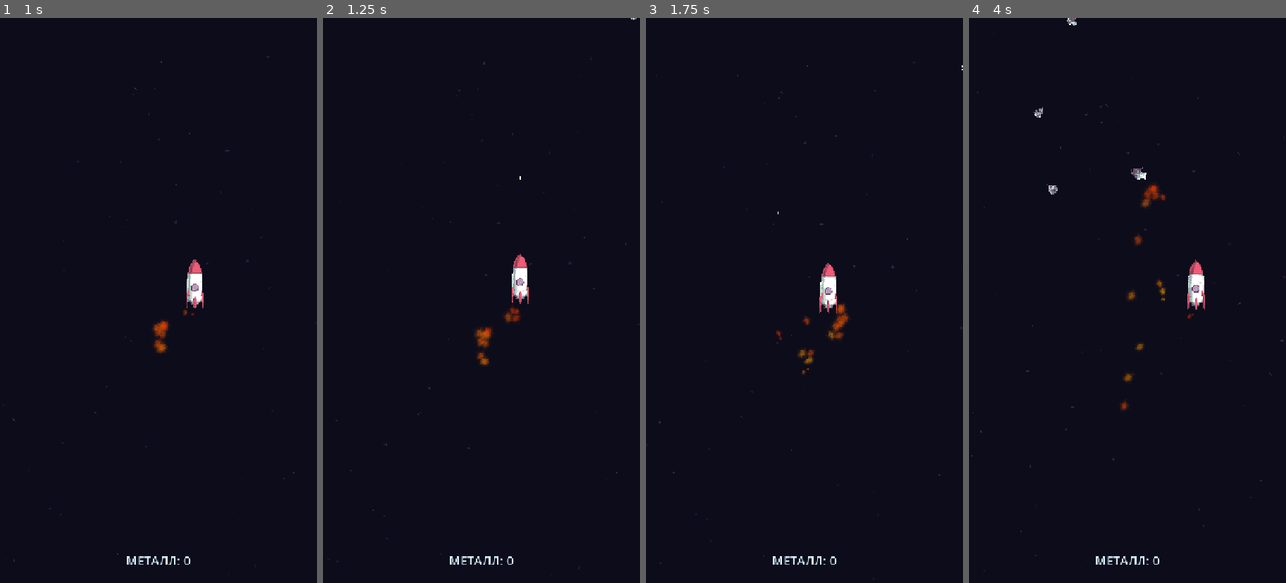
Above: before the commit, frames 1-4 (left to right).
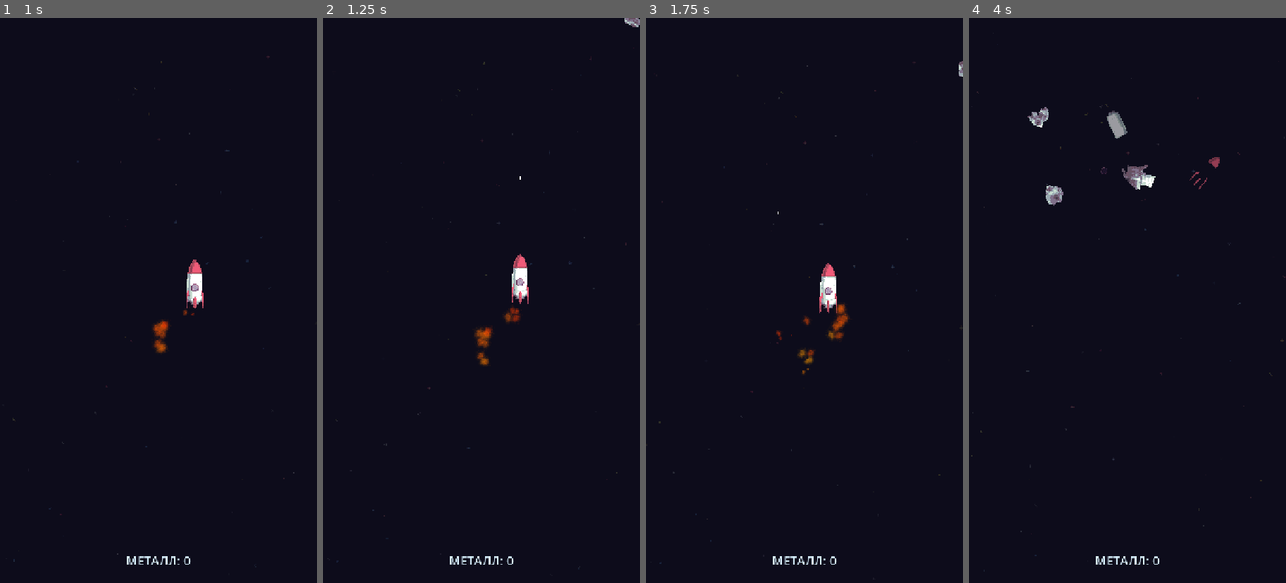
Above: after the commit, the same moments.

Repository: Minemaster656/closed-space-arcade
Game: Godot game, scene res://assets/scenes/game.tscn
Two runs of this game, one before a commit and one after it. Both use one fixed random seed, a clock stepped at 60 frames per second and the inputs below.
Inputs (mouse positions are in pixels of both pictures, inside the frame that each line leads up to):
- Up to frame 1 (1 s): move the mouse to (228, 272) at 0.52 s; click (228, 272) at 0.67 s
- Up to frame 2 (1.25 s): no input
- Up to frame 3 (1.75 s): drag from (741, 328) to (842, 289) at 1.27 s
- Up to frame 4 (4 s): move the mouse to (1159, 176) at 2.02 s; click (1159, 176) at 2.17 s; drag from (1111, 413) to (1156, 142) at 2.77 s; move the mouse to (1222, 385) at 3.52 s; click (1222, 385) at 3.67 s

Frame 1 is identical in both runs. In frame 2, less than 0.1% of the frame differs, in the area x 95-100%, y 0-2%; in frame 3, less than 0.1%; in frame 4, 1.6%, in the area x 18-80%, y 0-70%.

Commit message:
сцена проигрыша

Diff:
--- /dev/null
+++ b/assets/localization/en.csv
@@ -0,0 +1,3 @@
+keys,en
+meta_title,Progression
+meta_play,Let's go!
--- a/assets/prefabs/asteroid.tscn
+++ b/assets/prefabs/asteroid.tscn
@@ -1,16 +1,18 @@
-[gd_scene load_steps=3 format=3]
+[gd_scene format=3 uid="uid://dmqhece1lhs1f"]
 
-[ext_resource type="Script" path="res://assets/scripts/entity/asteroid.gd" id="1_ast"]
+[ext_resource type="Script" uid="uid://1avmtx1m76s2" path="res://assets/scripts/entity/asteroid.gd" id="1_ast"]
+[ext_resource type="Texture2D" uid="uid://01agrb0v6iey" path="res://assets/sprites/asteroids/asteroid_big_0.png" id="2_ansim"]
 
 [sub_resource type="CircleShape2D" id="CircleShape2D_ast"]
 resource_local_to_scene = true
 radius = 24.0
 
-[node name="Asteroid" type="Area2D"]
+[node name="Asteroid" type="Area2D" unique_id=570459413]
 monitoring = false
 script = ExtResource("1_ast")
 
-[node name="Sprite" type="Sprite2D" parent="."]
+[node name="Sprite" type="Sprite2D" parent="." unique_id=138264613]
+texture = ExtResource("2_ansim")
 
-[node name="CollisionShape2D" type="CollisionShape2D" parent="."]
+[node name="CollisionShape2D" type="CollisionShape2D" parent="." unique_id=584631850]
 shape = SubResource("CircleShape2D_ast")
--- a/assets/resources/asteroids/large.tres
+++ b/assets/resources/asteroids/large.tres
@@ -18,8 +18,8 @@
 damageable = true
 harmful = true
 textures = Array[Texture2D]([ExtResource("2_big0"), ExtResource("3_big1"), ExtResource("4_big2")])
-scale_multiplier = 1.0
-collision_radius = 22.0
+scale_multiplier = 2.0
+collision_radius = 44.0
 tint = Color(1, 1, 1, 1)
 child_type = ExtResource("5_medium")
 child_min = 2
--- a/assets/resources/asteroids/medium.tres
+++ b/assets/resources/asteroids/medium.tres
@@ -18,8 +18,8 @@
 damageable = true
 harmful = true
 textures = Array[Texture2D]([ExtResource("2_med0"), ExtResource("3_med1"), ExtResource("4_med2")])
-scale_multiplier = 1.0
-collision_radius = 14.0
+scale_multiplier = 2.0
+collision_radius = 28.0
 tint = Color(1, 1, 1, 1)
 child_type = ExtResource("5_small")
 child_min = 1
--- /dev/null
+++ b/assets/scenes/meta_progression.tscn
@@ -0,0 +1,33 @@
+[gd_scene load_steps=2 format=3]
+
+[ext_resource type="Script" path="res://assets/scripts/ui/meta_progression.gd" id="1_mp"]
+
+[node name="MetaProgression" type="Control"]
+anchors_preset = 15
+anchor_right = 1.0
+anchor_bottom = 1.0
+grow_horizontal = 2
+grow_vertical = 2
+script = ExtResource("1_mp")
+
+[node name="CenterContainer" type="CenterContainer" parent="."]
+layout_mode = 1
+anchors_preset = 15
+anchor_right = 1.0
+anchor_bottom = 1.0
+grow_horizontal = 2
+grow_vertical = 2
+
+[node name="VBox" type="VBoxContainer" parent="CenterContainer"]
+layout_mode = 2
+
+[node name="Title" type="Label" parent="CenterContainer/VBox"]
+layout_mode = 2
+theme_override_font_sizes/font_size = 48
+text = "meta_title"
+horizontal_alignment = 1
+
+[node name="PlayButton" type="Button" parent="CenterContainer/VBox"]
+layout_mode = 2
+theme_override_font_sizes/font_size = 32
+text = "meta_play"
--- a/assets/scripts/entity/asteroid.gd
+++ b/assets/scripts/entity/asteroid.gd
@@ -45,238 +45,238 @@
 
 
 func setup(
-	new_type: AsteroidType,
-	new_pool: AsteroidPool,
-	scene: PackedScene,
-	spawn_position: Vector2,
-	spawn_direction: Vector2,
-	spawn_speed: float
+    new_type: AsteroidType,
+    new_pool: AsteroidPool,
+    scene: PackedScene,
+    spawn_position: Vector2,
+    spawn_direction: Vector2,
+    spawn_speed: float
 ) -> void:
-	_kill_tweens()
-
-	type = new_type
-	pool = new_pool
-	pool_scene = scene
-	_direction = spawn_direction.normalized()
-	if _direction == Vector2.ZERO:
-		_direction = Vector2.DOWN
-	_speed = spawn_speed
-	_hp = type.max_hp
-	_dead = false
-	_magnetized = false
-	_bounds_timer = randf_range(0.0, BOUNDS_CHECK_INTERVAL)
-
-	global_position = spawn_position
-	rotation = randf_range(0.0, TAU)
-	_spin = randf_range(-spin_speed, spin_speed)
-
-	_sprite.texture = _pick_texture()
-	_sprite.region_enabled = false
-	_sprite.flip_h = randf() < 0.5
-	_sprite.flip_v = randf() < 0.5
-	_sprite_base_scale = Vector2.ONE * type.scale_multiplier
-	_sprite.scale = _sprite_base_scale
-
-	modulate = type.tint
-	visible = true
-	set_process(true)
-	scale = Vector2.ZERO
-	_spawn_tween = create_tween()
-	_spawn_tween.tween_property(self, "scale", Vector2.ONE, randf_range(0.22, 0.32)) \
-		.set_trans(Tween.TRANS_BACK).set_ease(Tween.EASE_OUT)
-
-	var circle := _collision_shape.shape as CircleShape2D
-	if circle == null:
-		circle = CircleShape2D.new()
-		_collision_shape.shape = circle
-	circle.radius = type.collision_radius
-
-	set_deferred("monitorable", true)
-	_sync_groups()
+    _kill_tweens()
+
+    type = new_type
+    pool = new_pool
+    pool_scene = scene
+    _direction = spawn_direction.normalized()
+    if _direction == Vector2.ZERO:
+        _direction = Vector2.DOWN
+    _speed = spawn_speed
+    _hp = type.max_hp
+    _dead = false
+    _magnetized = false
+    _bounds_timer = randf_range(0.0, BOUNDS_CHECK_INTERVAL)
+
+    global_position = spawn_position
+    rotation = randf_range(0.0, TAU)
+    _spin = randf_range(-spin_speed, spin_speed)
+
+    _sprite.texture = _pick_texture()
+    _sprite.region_enabled = false
+    _sprite.flip_h = randf() < 0.5
+    _sprite.flip_v = randf() < 0.5
+    _sprite_base_scale = Vector2.ONE * type.scale_multiplier
+    _sprite.scale = _sprite_base_scale
+
+    modulate = type.tint
+    visible = true
+    set_process(true)
+    scale = Vector2.ZERO
+    _spawn_tween = create_tween()
+    _spawn_tween.tween_property(self, "scale", Vector2.ONE, randf_range(0.22, 0.32)) \
+        .set_trans(Tween.TRANS_BACK).set_ease(Tween.EASE_OUT)
+
+    var circle := _collision_shape.shape as CircleShape2D
+    if circle == null:
+        circle = CircleShape2D.new()
+        _collision_shape.shape = circle
+    circle.radius = type.collision_radius
+
+    set_deferred("monitorable", true)
+    _sync_groups()
 
 
 func _sync_groups() -> void:
-	if type == null:
-		return
-
-	var is_shard := type.collectible
-	_set_group(GROUP_SHARD, is_shard)
-	_set_group(GROUP_ASTEROID, not is_shard)
-	_set_group(GROUP_DAMAGEABLE, type.damageable and not is_shard)
-	_set_group(GROUP_COLLISION_DAMAGE, type.harmful and not is_shard)
+    if type == null:
+        return
+
+    var is_shard := type.collectible
+    _set_group(GROUP_SHARD, is_shard)
+    _set_group(GROUP_ASTEROID, not is_shard)
+    _set_group(GROUP_DAMAGEABLE, type.damageable and not is_shard)
+    _set_group(GROUP_COLLISION_DAMAGE, type.harmful and not is_shard)
 
 
 func _set_group(group: StringName, enabled: bool) -> void:
-	if enabled:
-		add_to_group(group)
-	else:
-		remove_from_group(group)
+    if enabled:
+        add_to_group(group)
+    else:
+        remove_from_group(group)
 
 
 func _process(delta: float) -> void:
-	if _dead:
-		return
-
-	var speed_multiplier := 1.0
-	if is_instance_valid(pool):
-		speed_multiplier = pool.speed_multiplier
-
-	global_position += _direction * _speed * speed_multiplier * delta
-	rotation += _spin * delta
-
-	if type.collectible:
-		_update_magnet(delta)
-
-	_bounds_timer -= delta
-	if _bounds_timer <= 0.0:
-		_bounds_timer = BOUNDS_CHECK_INTERVAL
-		if _is_out_of_bounds():
-			_dead = true
-			despawned.emit(self)
+    if _dead:
+        return
+
+    var speed_multiplier := 1.0
+    if is_instance_valid(pool):
+        speed_multiplier = pool.speed_multiplier
+
+    global_position += _direction * _speed * speed_multiplier * delta
+    rotation += _spin * delta
+
+    if type.collectible:
+        _update_magnet(delta)
+
+    _bounds_timer -= delta
+    if _bounds_timer <= 0.0:
+        _bounds_timer = BOUNDS_CHECK_INTERVAL
+        if _is_out_of_bounds():
+            _dead = true
+            despawned.emit(self)
 
 
 func take_damage(amount: float) -> void:
-	if not is_damageable():
-		return
-
-	_hp -= amount
-	_play_hit_sound()
-	if _hp <= 0.0:
-		_shatter()
-	else:
-		_flash_hit()
+    if not is_damageable():
+        return
+
+    _hp -= amount
+    _play_hit_sound()
+    if _hp <= 0.0:
+        _shatter()
+    else:
+        _flash_hit()
 
 
 func is_damageable() -> bool:
-	return not _dead and type != null and type.damageable and not type.collectible
+    return not _dead and type != null and type.damageable and not type.collectible
 
 
 
 func is_harmful() -> bool:
-	return not _dead and type != null and type.harmful and not type.collectible
+    return not _dead and type != null and type.harmful and not type.collectible
 
 
 func is_collectible() -> bool:
-	return not _dead and type != null and type.collectible
+    return not _dead and type != null and type.collectible
 
 
 ## Принудительный сбор (например, при касании корпуса ракеты).
 func collect() -> void:
-	if not is_collectible():
-		return
-	_collect()
+    if not is_collectible():
+        return
+    _collect()
 
 
 func park() -> void:
-	_dead = true
-	_kill_tweens()
-	visible = false
-	set_process(false)
-	remove_from_group(GROUP_DAMAGEABLE)
-	remove_from_group(GROUP_COLLISION_DAMAGE)
-	remove_from_group(GROUP_ASTEROID)
-	remove_from_group(GROUP_SHARD)
-	set_deferred("monitorable", false)
-	global_position = Vector2(0.0, 100000.0)
+    _dead = true
+    _kill_tweens()
+    visible = false
+    set_process(false)
+    remove_from_group(GROUP_DAMAGEABLE)
+    remove_from_group(GROUP_COLLISION_DAMAGE)
+    remove_from_group(GROUP_ASTEROID)
+    remove_from_group(GROUP_SHARD)
+    set_deferred("monitorable", false)
+    global_position = Vector2(0.0, 100000.0)
 
 
 func _pick_texture() -> Texture2D:
-	if type == null or type.textures.is_empty():
-		return null
-	return type.textures[randi_range(0, type.textures.size() - 1)]
+    if type == null or type.textures.is_empty():
+        return null
+    return type.textures[randi_range(0, type.textures.size() - 1)]
 
 
 func _kill_tweens() -> void:
-	if _spawn_tween != null and _spawn_tween.is_valid():
-		_spawn_tween.kill()
-	if _flash_tween != null and _flash_tween.is_valid():
-		_flash_tween.kill()
+    if _spawn_tween != null and _spawn_tween.is_valid():
+        _spawn_tween.kill()
+    if _flash_tween != null and _flash_tween.is_valid():
+        _flash_tween.kill()
 
 
 func _flash_hit() -> void:
-	if _flash_tween != null and _flash_tween.is_valid():
-		_flash_tween.kill()
-
-	modulate = Color(1.0, 0.18, 0.18, 1.0)
-	_sprite.scale = _sprite_base_scale * 1.15
-	_flash_tween = create_tween().set_parallel(true)
-	_flash_tween.tween_property(self, "modulate", type.tint, 0.18)
-	_flash_tween.tween_property(_sprite, "scale", _sprite_base_scale, 0.18) \
-		.set_trans(Tween.TRANS_BACK).set_ease(Tween.EASE_OUT)
+    if _flash_tween != null and _flash_tween.is_valid():
+        _flash_tween.kill()
+
+    modulate = Color(1.0, 0.18, 0.18, 1.0)
+    _sprite.scale = _sprite_base_scale * 1.15
+    _flash_tween = create_tween().set_parallel(true)
+    _flash_tween.tween_property(self, "modulate", type.tint, 0.18)
+    _flash_tween.tween_property(_sprite, "scale", _sprite_base_scale, 0.18) \
+        .set_trans(Tween.TRANS_BACK).set_ease(Tween.EASE_OUT)
 
 
 func _shatter() -> void:
-	_dead = true
-	if type.child_type != null and is_instance_valid(pool) and type.child_max > 0:
-		var count := randi_range(type.child_min, type.child_max)
-		for i in count:
-			var angle := TAU * (float(i) / float(count)) + randf_range(-0.35, 0.35)
-			var offset := Vector2.from_angle(angle) * type.collision_radius * 0.5
-			var child_direction := (_direction + Vector2.from_angle(angle) * 0.8).normalized()
-			var child_speed := randf_range(type.child_type.min_speed, type.child_type.max_speed)
-			pool.spawn(type.child_type, global_position + offset, child_direction, child_speed)
-	despawned.emit(self)
+    _dead = true
+    if type.child_type != null and is_instance_valid(pool) and type.child_max > 0:
+        var count := randi_range(type.child_min, type.child_max)
+        for i in count:
+            var angle := TAU * (float(i) / float(count)) + randf_range(-0.35, 0.35)
+            var offset := Vector2.from_angle(angle) * type.collision_radius * 0.5
+            var child_direction := (_direction + Vector2.from_angle(angle) * 0.8).normalized()
+            var child_speed := randf_range(type.child_type.min_speed, type.child_type.max_speed)
+            pool.spawn(type.child_type, global_position + offset, child_direction, child_speed)
+    despawned.emit(self)
 
 
 func _update_magnet(delta: float) -> void:
-	if not is_instance_valid(_player):
-		_player = get_tree().get_first_node_in_group("player") as Node2D
-	if not is_instance_valid(_player):
-		return
-
-	var distance := global_position.distance_to(_player.global_position)
-	if distance > magnet_radius:
-		return
-
-	if not _magnetized:
-		_magnetized = true
-		if _spawn_tween != null and _spawn_tween.is_valid():
-			_spawn_tween.kill()
-		_spawn_tween = create_tween()
-		_spawn_tween.tween_property(self, "scale", Vector2.ONE * 0.55, 0.18) \
-			.set_trans(Tween.TRANS_BACK).set_ease(Tween.EASE_IN)
-
-	var pull := 1.0 - clampf(distance / magnet_radius, 0.0, 1.0)
-	var pull_speed := lerpf(magnet_speed_min, magnet_speed_max, pull)
-	global_position = global_position.move_toward(_player.global_position, pull_speed * delta)
-	rotation += _spin * 4.0 * delta
-
-	if distance <= collect_radius:
-		_collect()
+    if not is_instance_valid(_player):
+        _player = get_tree().get_first_node_in_group("player") as Node2D
+    if not is_instance_valid(_player):
+        return
+
+    var distance := global_position.distance_to(_player.global_position)
+    if distance > magnet_radius:
+        return
+
+    if not _magnetized:
+        _magnetized = true
+        if _spawn_tween != null and _spawn_tween.is_valid():
+            _spawn_tween.kill()
+        _spawn_tween = create_tween()
+        _spawn_tween.tween_property(self, "scale", Vector2.ONE * 0.55, 0.18) \
+            .set_trans(Tween.TRANS_BACK).set_ease(Tween.EASE_IN)
+
+    var pull := 1.0 - clampf(distance / magnet_radius, 0.0, 1.0)
+    var pull_speed := lerpf(magnet_speed_min, magnet_speed_max, pull)
+    global_position = global_position.move_toward(_player.global_position, pull_speed * delta)
+    rotation += _spin * 4.0 * delta
+
+    if distance <= collect_radius:
+        _collect()
 
 
 func _collect() -> void:
-	if _dead:
-		return
-	_dead = true
-	GameState.add_metal(type.metal_value)
-	if _spawn_tween != null and _spawn_tween.is_valid():
-		_spawn_tween.kill()
-	_spawn_tween = create_tween().set_parallel(true)
-	_spawn_tween.tween_property(self, "scale", Vector2.ZERO, 0.12) \
-		.set_trans(Tween.TRANS_BACK).set_ease(Tween.EASE_IN)
-	_spawn_tween.tween_property(self, "rotation", rotation + 2.5, 0.12)
-	_spawn_tween.finished.connect(_on_collect_finished)
+    if _dead:
+        return
+    _dead = true
+    GameState.add_metal(type.metal_value)
+    if _spawn_tween != null and _spawn_tween.is_valid():
+        _spawn_tween.kill()
+    _spawn_tween = create_tween().set_parallel(true)
+    _spawn_tween.tween_property(self, "scale", Vector2.ZERO, 0.12) \
+        .set_trans(Tween.TRANS_BACK).set_ease(Tween.EASE_IN)
+    _spawn_tween.tween_property(self, "rotation", rotation + 2.5, 0.12)
+    _spawn_tween.finished.connect(_on_collect_finished)
 
 
 func _on_collect_finished() -> void:
-	despawned.emit(self)
+    despawned.emit(self)
 
 
 func _is_out_of_bounds() -> bool:
-	var rect := Utils.get_visible_world_rect()
-	var margin := rect.size * despawn_margin
-	var bounds := rect.grow_individual(margin.x, margin.y, margin.x, margin.y)
-	return not bounds.has_point(global_position)
+    var rect := Utils.get_visible_world_rect()
+    var margin := rect.size * despawn_margin
+    var bounds := rect.grow_individual(margin.x, margin.y, margin.x, margin.y)
+    return not bounds.has_point(global_position)
 
 
 func _play_hit_sound() -> void:
-	if hit_sound == null:
-		return
-	var player := AudioStreamPlayer2D.new()
-	player.stream = hit_sound
-	player.volume_db = hit_sound_volume_db
-	player.global_position = global_position
-	player.finished.connect(player.queue_free)
-	get_tree().current_scene.add_child(player)
-	player.play()
+    if hit_sound == null:
+        return
+    var player := AudioStreamPlayer2D.new()
+    player.stream = hit_sound
+    player.volume_db = hit_sound_volume_db
+    player.global_position = global_position
+    player.finished.connect(player.queue_free)
+    get_tree().current_scene.add_child(player)
+    player.play()
--- a/assets/scripts/game.gd
+++ b/assets/scripts/game.gd
@@ -2,6 +2,7 @@
 
 const STARFIELD_MARGIN: float = 64.0
 const STARFIELD_RESIZE_THRESHOLD: float = 48.0
+const META_SCENE: String = "res://assets/scenes/meta_progression.tscn"
 
 @export var shake_strength_min: float = 0.35
 @export var shake_strength_max: float = 3.0
@@ -66,3 +67,10 @@
 
 func _on_rocket_died() -> void:
 	asteroid_spawner.stop()
+	_begin_meta_progression()
+
+
+func _begin_meta_progression() -> void:
+	var delay := rocket.break_cleanup_delay + 0.1
+	await get_tree().create_timer(delay).timeout
+	Transition.goto(META_SCENE)
--- /dev/null
+++ b/assets/scripts/globals/transition.gd
@@ -0,0 +1,69 @@
+extends CanvasLayer
+
+## Персистентный оверлей для fade-переходов между сценами.
+## Цвет оверлея — background clear color проекта, поэтому экран "темнеет" до фона
+## и новая сцена проявляется fade'ом из этого же цвета.
+## Узел живёт в автолоаде, поэтому переживает смену сцен.
+
+const FADE_DURATION: float = 0.5
+
+var _rect: ColorRect
+var _tween: Tween
+
+
+func _ready() -> void:
+	layer = 128
+	_rect = ColorRect.new()
+	_rect.color = _clear_color()
+	_rect.mouse_filter = Control.MOUSE_FILTER_IGNORE
+	_rect.set_anchors_and_offsets_preset(Control.PRESET_FULL_RECT)
+	_rect.modulate.a = 0.0
+	_rect.visible = false
+	add_child(_rect)
+	get_viewport().size_changed.connect(_resize)
+
+
+func _clear_color() -> Color:
+	return ProjectSettings.get_setting("rendering/environment/defaults/default_clear_color") as Color
+
+
+func _resize() -> void:
+	if _rect != null:
+		_rect.set_anchors_and_offsets_preset(Control.PRESET_FULL_RECT)
+
+
+func fade_out(duration: float = FADE_DURATION) -> void:
+	_kill()
+	_rect.visible = true
+	_rect.modulate.a = 0.0
+	if duration <= 0.0:
+		_rect.modulate.a = 1.0
+		return
+	_tween = create_tween()
+	_tween.tween_property(_rect, "modulate:a", 1.0, duration)
+	await _tween.finished
+
+
+func fade_in(duration: float = FADE_DURATION) -> void:
+	_kill()
+	_rect.visible = true
+	_rect.modulate.a = 1.0
+	if duration <= 0.0:
+		_rect.visible = false
+		return
+	_tween = create_tween()
+	_tween.tween_property(_rect, "modulate:a", 0.0, duration)
+	await _tween.finished
+	_rect.visible = false
+
+
+## Затемняет экран, меняет сцену и проявляет новую сцену fade'ом из clear color.
+func goto(path: String, out_duration: float = FADE_DURATION, in_duration: float = FADE_DURATION) -> void:
+	await fade_out(out_duration)
+	get_tree().change_scene_to_file(path)
+	await fade_in(in_duration)
+
+
+func _kill() -> void:
+	if _tween != null and _tween.is_valid():
+		_tween.kill()
--- /dev/null
+++ b/assets/scripts/ui/meta_progression.gd
@@ -0,0 +1,19 @@
+extends Control
+
+## Экран метапрогрессии. Пока содержит только кнопку "поехали!".
+## Возвращает в игру через fade-переход.
+
+const GAME_SCENE: String = "res://assets/scenes/game.tscn"
+
+@onready var _title: Label = $CenterContainer/VBox/Title
+@onready var _play_button: Button = $CenterContainer/VBox/PlayButton
+
+
+func _ready() -> void:
+	_title.text = tr("meta_title")
+	_play_button.text = tr("meta_play")
+	_play_button.pressed.connect(_on_play_pressed)
+
+
+func _on_play_pressed() -> void:
+	Transition.goto(GAME_SCENE)
--- a/project.godot
+++ b/project.godot
@@ -19,6 +19,11 @@
 
 Utils="*uid://dud2pgoc6ocuo"
 GameState="*res://assets/scripts/globals/game_state.gd"
+Transition="*res://assets/scripts/globals/transition.gd"
+
+[internationalization]
+
+locale/translations=PackedStringArray("res://assets/localization/en.en.translation")
 
 [display]
 
Not shown, added: assets/localization/en.csv.import
Not shown, added: assets/music/fly.ogg.import
Not shown, added: assets/music/progression.ogg.import
Not shown, added: assets/scripts/globals/transition.gd.uid
Not shown, added: assets/scripts/ui/meta_progression.gd.uid
Not shown, added: assets/music/fly.ogg
Not shown, added: assets/music/progression.ogg
